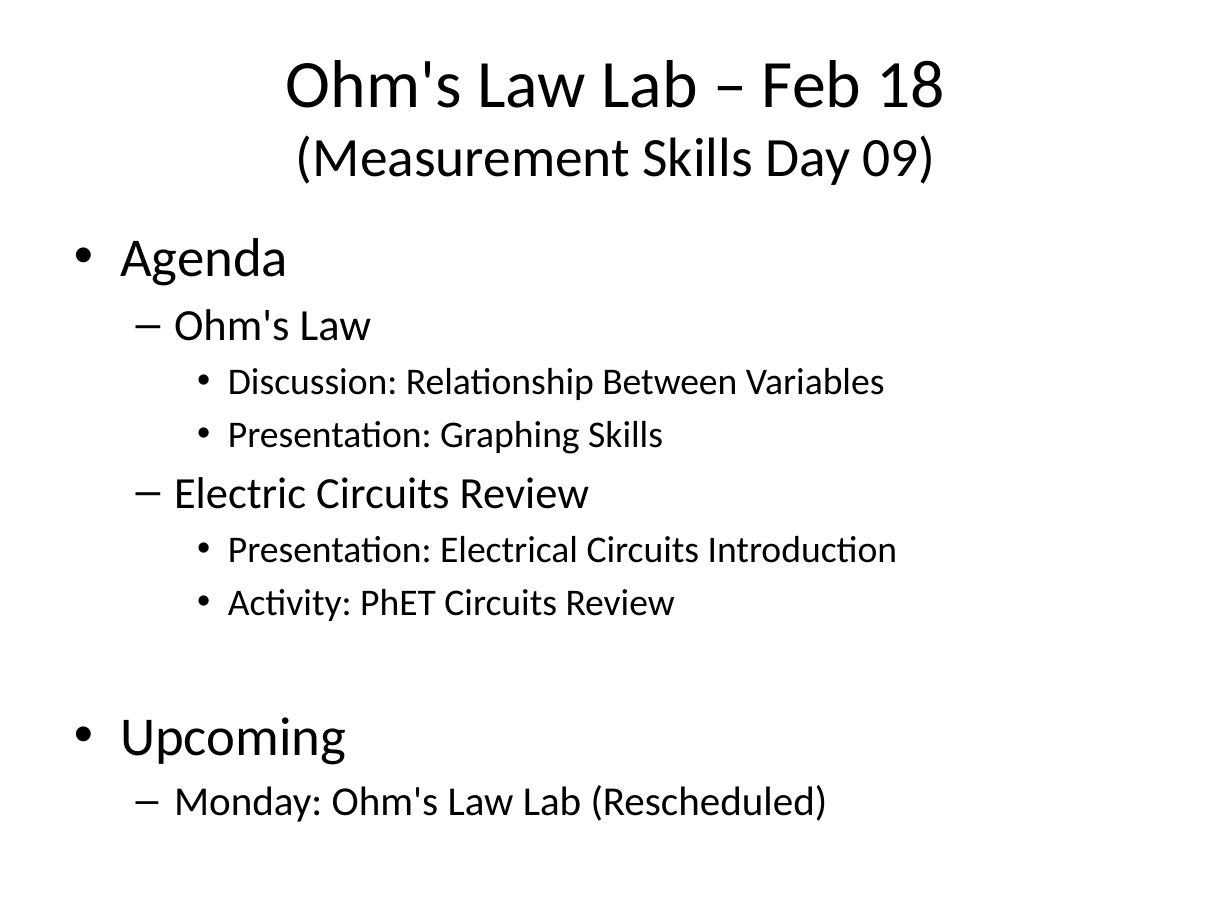
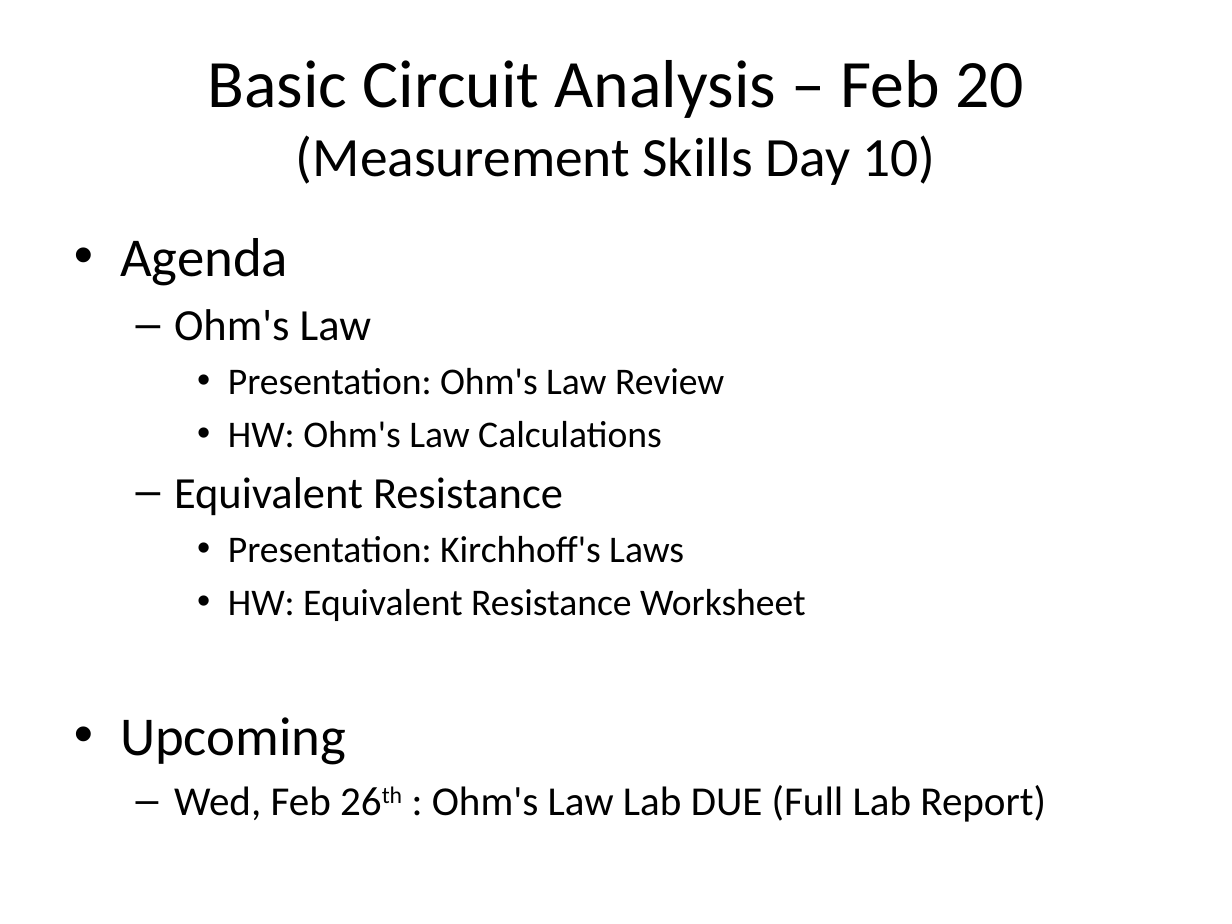
Before and after one commit to Greg5519/SPH3U0, a slide deck: slide 1 of Daily Agendas/Day03.4_BasicCircuitAnalysis.pptx. Drawn at 1232x924 pixels with LibreOffice and Linux fonts; fonts in the diff are those of the drawing. Boxes give left, top, right and bottom in pixels: in the first picture for what was removed or moved away, otherwise in the second. Text is boxed around its words. In the diff, an @@ line names an element or a change of style, - is before the commit and + after.

Commit message:
P4 Prep

```diff
--- a/Daily Agendas/Day03.4_BasicCircuitAnalysis.pptx
+++ b/Daily Agendas/Day03.4_BasicCircuitAnalysis.pptx
@@ title at <box>208,60,1024,185</box>: text changed; size 32.4 to 39.6 pt @@
-Ohm's Law Lab – Feb 18
-(Measurement Skills Day 09)
+Basic Circuit Analysis – Feb 20
+(Measurement Skills Day 10)
@@ text at <box>174,368,806,621</box>: text changed @@
-    • Discussion: Relationship Between Variables
-    • Presentation: Graphing Skills
-  – Electric Circuits Review
-    • Presentation: Electrical Circuits Introduction
-    • Activity: PhET Circuits Review
+    • Presentation: Ohm's Law Review
+    • HW: Ohm's Law Calculations
+  – Equivalent Resistance
+    • Presentation: Kirchhoff's Laws
+    • HW: Equivalent Resistance Worksheet
@@ text at <box>174,785,1046,822</box>: text changed @@
-  – Monday: Ohm's Law Lab (Rescheduled)
+  – Wed, Feb 26th : Ohm's Law Lab DUE (Full Lab Report)
```
